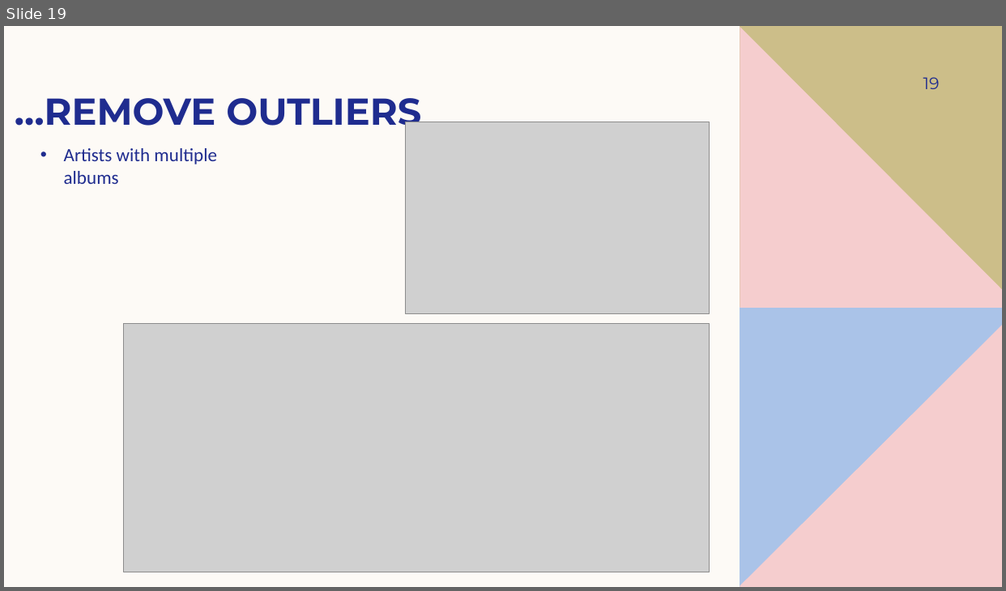
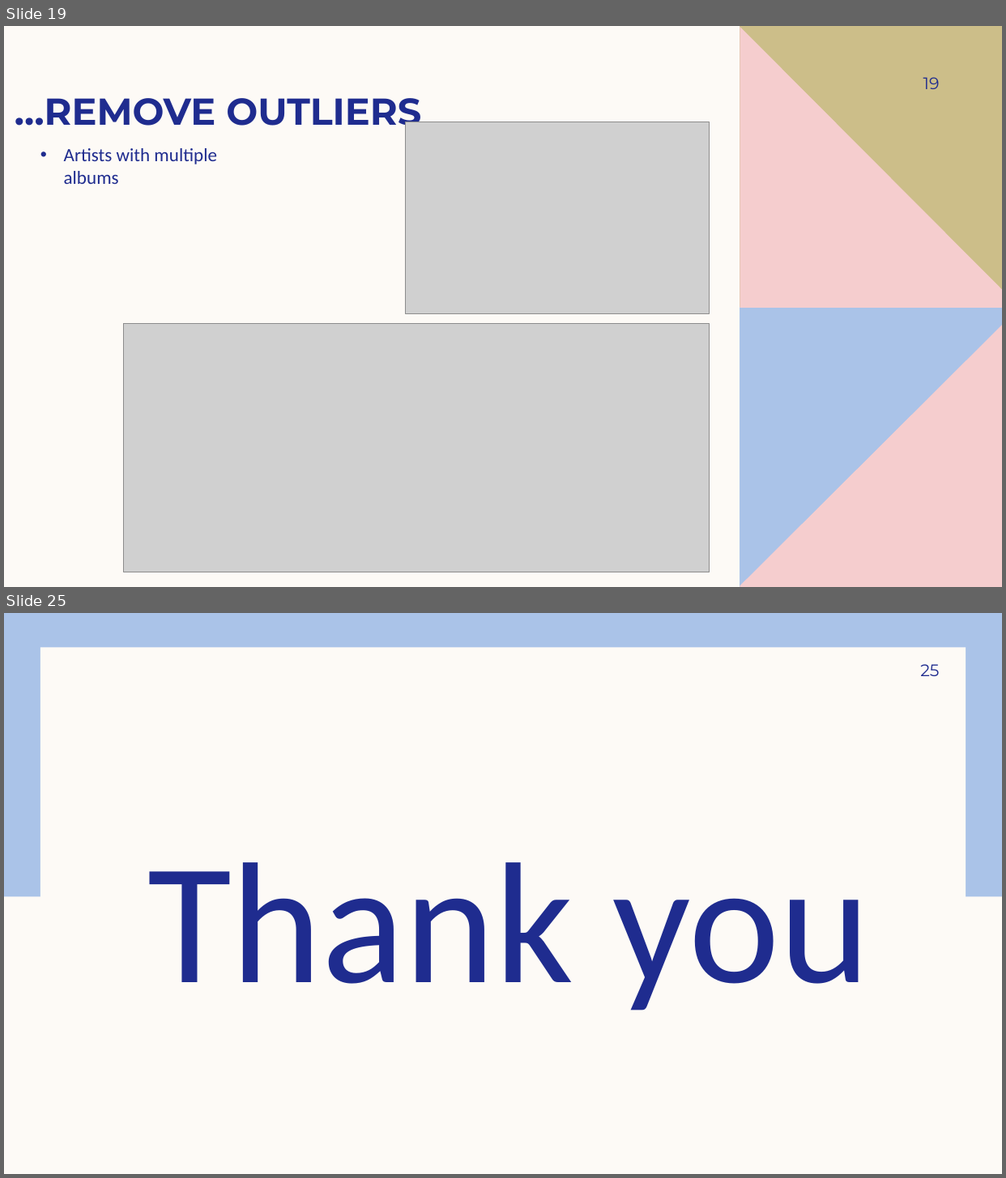
Before and after one commit to mahmoodabadi/Final-Data-Analyses-Project, a slide deck: eda_Zahra_Mahmoodabadi.pptx. Shown one above the other, each under a label of ours: slide 19 before the commit, slides 19 and 25 after it; the slides between them are not shown. The pictures are 1006x591 and 1006x1178 pixels, drawn with LibreOffice and Linux fonts; fonts in the diff are those of the drawing; grey boxes stand for pictures. Boxes give left, top, right and bottom in pixels: in the first picture for what was removed or moved away, otherwise in the second. Text is boxed around its words. In the diff, an @@ line names an element or a change of style, - is before the commit and + after.

```diff
--- a/eda_Zahra_Mahmoodabadi.pptx
+++ b/eda_Zahra_Mahmoodabadi.pptx
@@ slide 25 added at [4,613,1002,1174], background #FDFAF6 @@
@@ rectangle added at [4,613,1002,897], fill #AAC3E8 @@
@@ rectangle added at [40,648,965,1141], fill #FDFAF6 @@
@@ page number added at [920,664,939,676], 16 pt, text #1F2C8F @@
+25
@@ text added at [147,862,870,1011], 166 pt, text #1F2C8F @@
+Thank you
```
Also in this commit, not shown: 1 slide changed, 5 other slides added.
